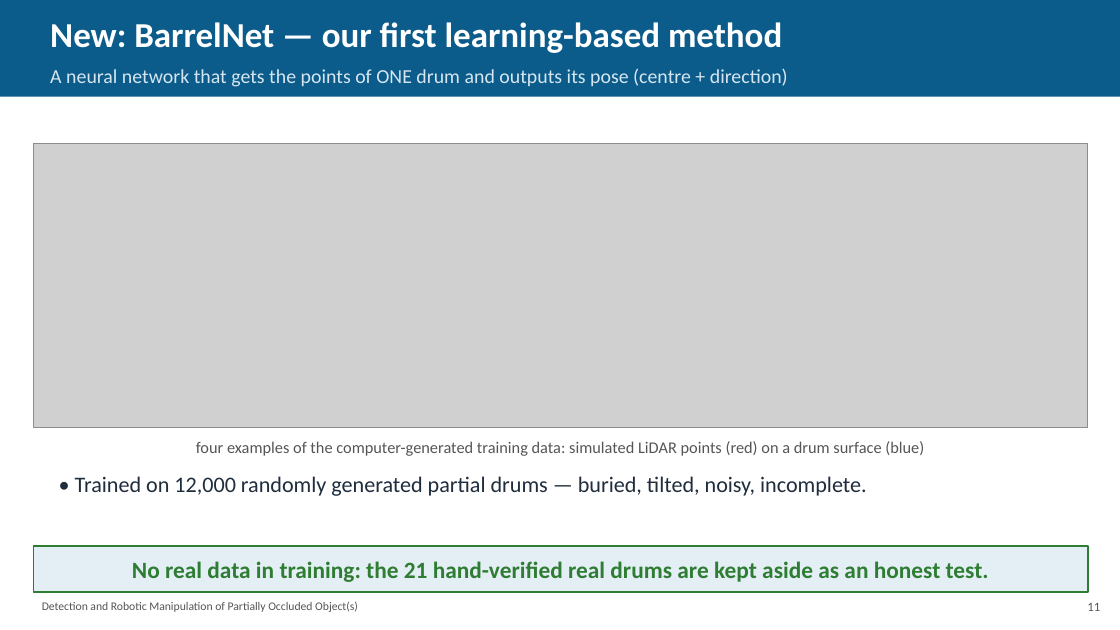
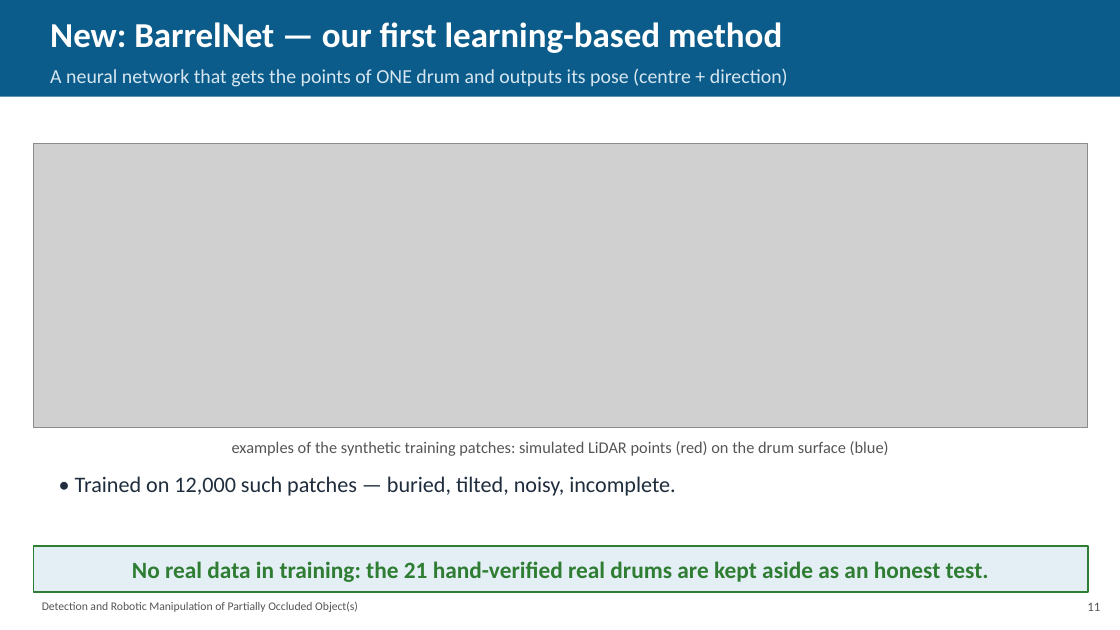
Before and after one commit to coder-1011/barrel-detection, a slide deck: slide 12 of researchwrite/evaluation_presentation.pptx. Drawn at 1120x630 pixels with LibreOffice and Linux fonts; fonts in the diff are those of the drawing; grey boxes stand for pictures. Boxes give left, top, right and bottom in pixels: in the first picture for what was removed or moved away, otherwise in the second. Text is boxed around its words. In the diff, an @@ line names an element or a change of style, - is before the commit and + after.

Commit message:
Eval deck v3: fix slide flow (fitting before pile, test-data slide before methods), de-duplicate intro, lean pipeline chart, merge synth setup into results

```diff
--- a/researchwrite/evaluation_presentation.pptx
+++ b/researchwrite/evaluation_presentation.pptx
@@ text at [232,441,889,456]: text changed @@
-four examples of the computer-generated training data: simulated LiDAR points (red) on a drum surface (blue)
+examples of the synthetic training patches: simulated LiDAR points (red) on the drum surface (blue)
@@ text at [75,476,676,496]: text changed @@
-• Trained on 12,000 randomly generated partial drums — buried, tilted, noisy, incomplete.
+• Trained on 12,000 such patches — buried, tilted, noisy, incomplete.
```
Also in this commit, not shown: 9 other slides changed, 1 slide added, 1 slide removed, 6 other files.
